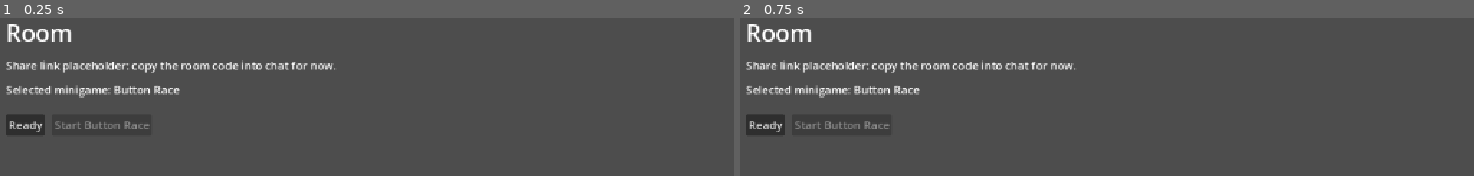
Above: before the commit, frames 1-2 (left to right).
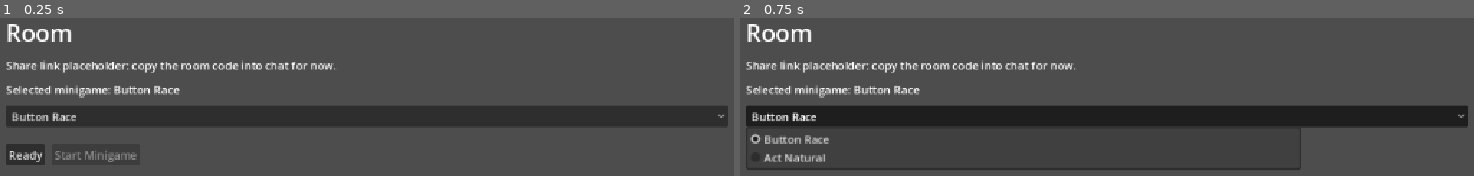
Above: after the commit, the same moments.

Repository: Cloukyo/chatimbored
Game: Godot game, scene res://scenes/Lobby.tscn
Same seed, same stepped clock (60 frames per second), same inputs: the game is played once before the commit and once after it. This scene is started directly instead of the project's main scene.
Inputs (mouse positions are in pixels of both pictures, inside the frame that each line leads up to):
- Up to frame 1 (0.25 s): no input
- Up to frame 2 (0.75 s): click (1107, 115) at 0.5 s, where only the run after the commit has a clickable "Button Race"

The runs differ from the first frame. In frame 1, 13% of the frame differs, in the area x 0-100%, y 55-94%; in frame 2, 15%, in the area x 0-100%, y 55-97%.

Commit message:
feat: add act natural minigame

Diff:
--- /dev/null
+++ b/client-godot/scenes/ActNatural.tscn
@@ -0,0 +1,12 @@
+[gd_scene load_steps=2 format=3 uid="uid://actnatural"]
+
+[ext_resource type="Script" path="res://scripts/ActNatural.gd" id="1"]
+
+[node name="ActNatural" type="Control"]
+layout_mode = 3
+anchors_preset = 15
+anchor_right = 1.0
+anchor_bottom = 1.0
+grow_horizontal = 2
+grow_vertical = 2
+script = ExtResource("1")
--- /dev/null
+++ b/client-godot/scripts/ActNatural.gd
@@ -0,0 +1,156 @@
+extends Control
+
+const INPUT_INTERVAL := 0.1
+const HUD_HEIGHT := 82.0
+
+var game := {}
+var local_state := {}
+var send_timer := 0.0
+var shot_pressed := false
+var result_label: Label
+var return_button: Button
+
+func _ready() -> void:
+	NetworkManager.room_state_changed.connect(_on_room_state_changed)
+	NetworkManager.game_state_changed.connect(_on_game_state_changed)
+	NetworkManager.game_over.connect(_on_game_over)
+	_build_ui()
+	game = NetworkManager.room.game
+	queue_redraw()
+
+func _process(delta: float) -> void:
+	send_timer -= delta
+	if Input.is_mouse_button_pressed(MOUSE_BUTTON_LEFT):
+		shot_pressed = true
+	if send_timer <= 0.0:
+		send_timer = INPUT_INTERVAL
+		_send_input()
+	queue_redraw()
+
+func _build_ui() -> void:
+	result_label = Label.new()
+	result_label.offset_left = 18
+	result_label.offset_top = 14
+	result_label.add_theme_font_size_override("font_size", 24)
+	add_child(result_label)
+
+	var controls := Label.new()
+	controls.text = "WASD/D-pad or left stick move | Shift / right trigger / B run | Mouse/right stick aim | Click/A shoot"
+	controls.offset_left = 18
+	controls.offset_top = 48
+	add_child(controls)
+
+	return_button = Button.new()
+	return_button.text = "Return to Lobby"
+	return_button.visible = false
+	return_button.offset_left = 18
+	return_button.offset_top = 590
+	return_button.pressed.connect(NetworkManager.return_to_lobby)
+	add_child(return_button)
+
+func _draw() -> void:
+	var state: Dictionary = game.get("actNatural", {})
+	if state.is_empty():
+		return
+
+	var arena: Dictionary = state.get("arena", {})
+	var arena_size: Vector2 = Vector2(float(arena.get("width", 1200)), float(arena.get("height", 620)))
+	var scale: float = min(size.x / arena_size.x, max(1.0, size.y - HUD_HEIGHT) / arena_size.y)
+	var origin: Vector2 = Vector2((size.x - arena_size.x * scale) * 0.5, HUD_HEIGHT)
+	var exit_x: float = float(arena.get("exitX", 1120))
+
+	draw_rect(Rect2(origin, arena_size * scale), Color(0.16, 0.18, 0.18), true)
+	draw_rect(Rect2(origin + Vector2(exit_x * scale, 0), Vector2(22, arena_size.y * scale)), Color(0.2, 0.65, 0.38), true)
+
+	for npc in state.get("npcs", []):
+		_draw_actor(origin, scale, npc, false, false, false)
+
+	for player in state.get("players", []):
+		var is_local: bool = player.get("id", "") == NetworkManager.player_id
+		_draw_actor(origin, scale, player, is_local, player.get("running", false), not player.get("alive", true))
+		if is_local:
+			local_state = player
+			var pos: Vector2 = origin + Vector2(float(player.get("x", 0)), float(player.get("y", 0))) * scale
+			var aim_dict: Dictionary = player.get("aim", {"x": 1, "y": 0})
+			var aim: Vector2 = Vector2(float(aim_dict.get("x", 1)), float(aim_dict.get("y", 0)))
+			draw_line(pos, pos + aim.normalized() * 48, Color.WHITE, 2)
+			draw_string(get_theme_default_font(), pos + Vector2(-16, -26), "You", HORIZONTAL_ALIGNMENT_LEFT, -1, 14, Color.WHITE)
+
+	var seconds_left: float = max(0.0, (float(game.get("endsAt", 0)) - Time.get_unix_time_from_system() * 1000.0) / 1000.0)
+	var shot_text: String = "Shot ready" if local_state.get("shotAvailable", false) else "Shot spent"
+	result_label.text = "Act Natural   %.0fs   %s" % [seconds_left, shot_text]
+
+func _draw_actor(origin: Vector2, scale: float, actor: Dictionary, is_local: bool, running: bool, dead: bool) -> void:
+	var pos: Vector2 = origin + Vector2(float(actor.get("x", 0)), float(actor.get("y", 0))) * scale
+	var color: Color = Color(0.78, 0.78, 0.72)
+	if dead:
+		color = Color(0.35, 0.35, 0.35)
+	elif is_local:
+		color = Color(0.9, 0.9, 0.84)
+	draw_circle(pos, 12, color)
+	draw_rect(Rect2(pos + Vector2(-7, 8), Vector2(14, 18)), color, true)
+	if running:
+		draw_line(pos + Vector2(-22, 8), pos + Vector2(-42, 14), Color(0.95, 0.72, 0.25), 3)
+		draw_line(pos + Vector2(-20, -4), pos + Vector2(-38, -8), Color(0.95, 0.72, 0.25), 2)
+
+func _send_input() -> void:
+	var movement: Vector2 = Vector2.ZERO
+	if Input.is_key_pressed(KEY_A):
+		movement.x -= 1
+	if Input.is_key_pressed(KEY_D):
+		movement.x += 1
+	if Input.is_key_pressed(KEY_W):
+		movement.y -= 1
+	if Input.is_key_pressed(KEY_S):
+		movement.y += 1
+
+	if Input.get_connected_joypads().size() > 0:
+		var pad := Input.get_connected_joypads()[0]
+		movement += Vector2(Input.get_joy_axis(pad, JOY_AXIS_LEFT_X), Input.get_joy_axis(pad, JOY_AXIS_LEFT_Y))
+		if Input.is_joy_button_pressed(pad, JOY_BUTTON_A):
+			shot_pressed = true
+
+	if movement.length() > 1.0:
+		movement = movement.normalized()
+
+	var aim: Vector2 = _mouse_aim()
+	var running: bool = Input.is_key_pressed(KEY_SHIFT)
+	if Input.get_connected_joypads().size() > 0:
+		var pad := Input.get_connected_joypads()[0]
+		var stick_aim: Vector2 = Vector2(Input.get_joy_axis(pad, JOY_AXIS_RIGHT_X), Input.get_joy_axis(pad, JOY_AXIS_RIGHT_Y))
+		if stick_aim.length() > 0.25:
+			aim = stick_aim.normalized()
+		running = running or Input.get_joy_axis(pad, JOY_AXIS_TRIGGER_RIGHT) > 0.4 or Input.is_joy_button_pressed(pad, JOY_BUTTON_B)
+
+	NetworkManager.send_act_natural_input(movement, aim, shot_pressed, running)
+	shot_pressed = false
+
+func _mouse_aim() -> Vector2:
+	if local_state.is_empty():
+		return Vector2.RIGHT
+	var state: Dictionary = game.get("actNatural", {})
+	var arena: Dictionary = state.get("arena", {})
+	var arena_size: Vector2 = Vector2(float(arena.get("width", 1200)), float(arena.get("height", 620)))
+	var scale: float = min(size.x / arena_size.x, max(1.0, size.y - HUD_HEIGHT) / arena_size.y)
+	var origin: Vector2 = Vector2((size.x - arena_size.x * scale) * 0.5, HUD_HEIGHT)
+	var local_pos: Vector2 = origin + Vector2(float(local_state.get("x", 0)), float(local_state.get("y", 0))) * scale
+	var aim: Vector2 = get_local_mouse_position() - local_pos
+	return aim.normalized() if aim.length() > 0.001 else Vector2.RIGHT
+
+func _on_game_state_changed(next_game: Dictionary) -> void:
+	game = next_game
+
+func _on_game_over(next_game: Dictionary, winner_id: String) -> void:
+	game = next_game
+	var winner_name := "No winner"
+	for player in NetworkManager.room.players:
+		if player.get("id", "") == winner_id:
+			winner_name = player.get("displayName", "Winner")
+	result_label.text = "%s escaped!" % winner_name
+	return_button.visible = NetworkManager.room.host_id == NetworkManager.player_id
+
+func _on_room_state_changed(room: RoomState, _player_id: String) -> void:
+	if room.phase == "lobby":
+		get_tree().change_scene_to_file("res://scenes/Lobby.tscn")
+	else:
+		game = room.game
--- a/client-godot/scripts/Lobby.gd
+++ b/client-godot/scripts/Lobby.gd
@@ -6,6 +6,7 @@
 var status_label: Label
 var ready_button: Button
 var start_button: Button
+var minigame_selector: OptionButton
 
 func _ready() -> void:
 	NetworkManager.room_state_changed.connect(_on_room_state_changed)
@@ -34,6 +35,13 @@
 	minigame_label = Label.new()
 	root.add_child(minigame_label)
 
+	minigame_selector = OptionButton.new()
+	minigame_selector.add_item("Button Race")
+	minigame_selector.set_item_metadata(0, "button_race")
+	minigame_selector.add_item("Act Natural")
+	minigame_selector.set_item_metadata(1, "act_natural")
+	root.add_child(minigame_selector)
+
 	players_box = VBoxContainer.new()
 	players_box.add_theme_constant_override("separation", 8)
 	root.add_child(players_box)
@@ -47,8 +55,8 @@
 	actions.add_child(ready_button)
 
 	start_button = Button.new()
-	start_button.text = "Start Button Race"
-	start_button.pressed.connect(NetworkManager.start_game)
+	start_button.text = "Start Minigame"
+	start_button.pressed.connect(_on_start_pressed)
 	actions.add_child(start_button)
 
 	status_label = Label.new()
@@ -57,7 +65,7 @@
 func _render() -> void:
 	var room := NetworkManager.room
 	room_label.text = "Room %s" % room.code
-	minigame_label.text = "Selected minigame: Button Race"
+	minigame_label.text = "Selected minigame: %s" % minigame_selector.get_item_text(minigame_selector.selected)
 
 	for child in players_box.get_children():
 		child.queue_free()
@@ -74,7 +82,11 @@
 	start_button.disabled = not _can_local_host_start()
 
 	if room.phase == "in_game":
-		get_tree().change_scene_to_file("res://scenes/GameScreen.tscn")
+		var game_id: String = str(room.game.get("minigameId", room.selected_minigame_id))
+		if game_id == "act_natural":
+			get_tree().change_scene_to_file("res://scenes/ActNatural.tscn")
+		else:
+			get_tree().change_scene_to_file("res://scenes/GameScreen.tscn")
 
 func _can_local_host_start() -> bool:
 	var room := NetworkManager.room
@@ -89,6 +101,9 @@
 	var local := NetworkManager.room.local_player(NetworkManager.player_id)
 	NetworkManager.set_ready(not local.get("isReady", false))
 
+func _on_start_pressed() -> void:
+	NetworkManager.start_game(str(minigame_selector.get_selected_metadata()))
+
 func _on_room_state_changed(_room: RoomState, _player_id: String) -> void:
 	_render()
 
--- a/client-godot/scripts/NetworkManager.gd
+++ b/client-godot/scripts/NetworkManager.gd
@@ -39,11 +39,23 @@
 func set_ready(is_ready: bool) -> void:
 	_send({"type": "PLAYER_READY", "isReady": is_ready})
 
-func start_game() -> void:
-	_send({"type": "START_GAME", "minigameId": room.selected_minigame_id})
+func start_game(minigame_id := "") -> void:
+	var selected := minigame_id if minigame_id != "" else room.selected_minigame_id
+	_send({"type": "START_GAME", "minigameId": selected})
 
 func send_press() -> void:
 	_send({"type": "PLAYER_INPUT", "input": "PRESS"})
+
+func send_act_natural_input(movement: Vector2, aim: Vector2, shoot: bool, run: bool) -> void:
+	_send({
+		"type": "PLAYER_INPUT",
+		"input": {
+			"movement": {"x": movement.x, "y": movement.y},
+			"aim": {"x": aim.x, "y": aim.y},
+			"shoot": shoot,
+			"run": run
+		}
+	})
 
 func return_to_lobby() -> void:
 	_send({"type": "RETURN_TO_LOBBY"})
Not shown, changed: server/package.json
Not shown, changed: server/src/index.ts
Not shown, changed: server/src/messages/validation.ts
Not shown, added: server/src/minigames/ActNatural.test.ts
Not shown, added: server/src/minigames/ActNatural.ts
Not shown, changed: server/src/minigames/ButtonRace.ts
Not shown, changed: server/src/minigames/Minigame.ts
Not shown, changed: server/src/minigames/registry.ts
Not shown, changed: server/src/rooms/Room.ts
Not shown, changed: server/src/rooms/RoomManager.ts
Not shown, changed: server/tsconfig.json
Not shown, changed: shared/constants/platform.ts
(and 1 more such lines)
